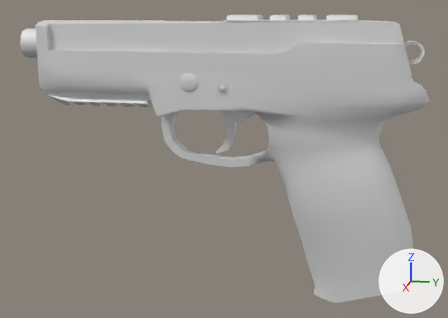
A saved change to the FBX model Assets/6v6Shooter/Meshes/Weapons/Secondary Weapons/PS/[Pistol] TAC 45/[Pistol] Tac - 45.fbx.
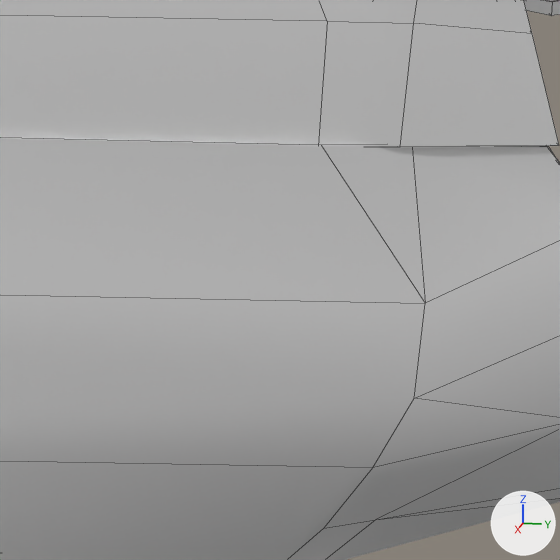
The first picture shows the older version from a camera (50 mm lens) standing at (0.408, -0.016, 0.186) and looking at (0.0, -0.098, 0.084). The close-ups show both versions on the part from 80% to 92% of the width and 20% to 37% of the height of that picture; other places that the commit changed are outside them. Every picture has the same lights, and +X, +Y and +Z are marked at lower right. The close-ups show mesh edges as thin lines. Where no turn or scale is listed for an object, it has been applied to the vertices. Vertices at the same position are counted once.

Objects in the first close-up: 'Base - TAC 45'.
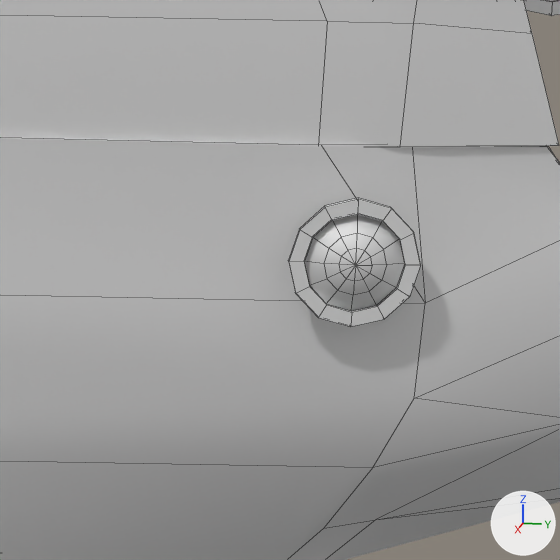
Pixel boxes (x1, y1, x2, y2) of what changed, in the close-ups (560 x 560 px):
part 1 of me_base___tac_45, added
    after: (288, 198, 421, 327)

The change, as a diff of the scene's bpy script:
```diff
--- a/Assets/6v6Shooter/Meshes/Weapons/Secondary Weapons/PS/[Pistol] TAC 45/[Pistol] Tac - 45.fbx.py
+++ b/Assets/6v6Shooter/Meshes/Weapons/Secondary Weapons/PS/[Pistol] TAC 45/[Pistol] Tac - 45.fbx.py
@@ me_base___tac_45 @@
 me_base___tac_45.from_pydata(...)  # 1333 vertices, 1385 faces; spans x -0.018..0.018, y -0.239..0.033, z -0.008..0.181
 # used by ob_base___tac_45; location = (0.0, 0.0, 0.0)
+# me_base___tac_45 part 1: the loose piece of 73 vertices spanning x 0.017..0.018, y -0.099..-0.092, z 0.131..0.139 is copied, and the copy is moved by (0.0, 0.106, 0.003); it spans x 0.017..0.018, y 0.006..0.014, z 0.134..0.141
 me_base___tac_45.materials.append(mat_m_scar)
```
